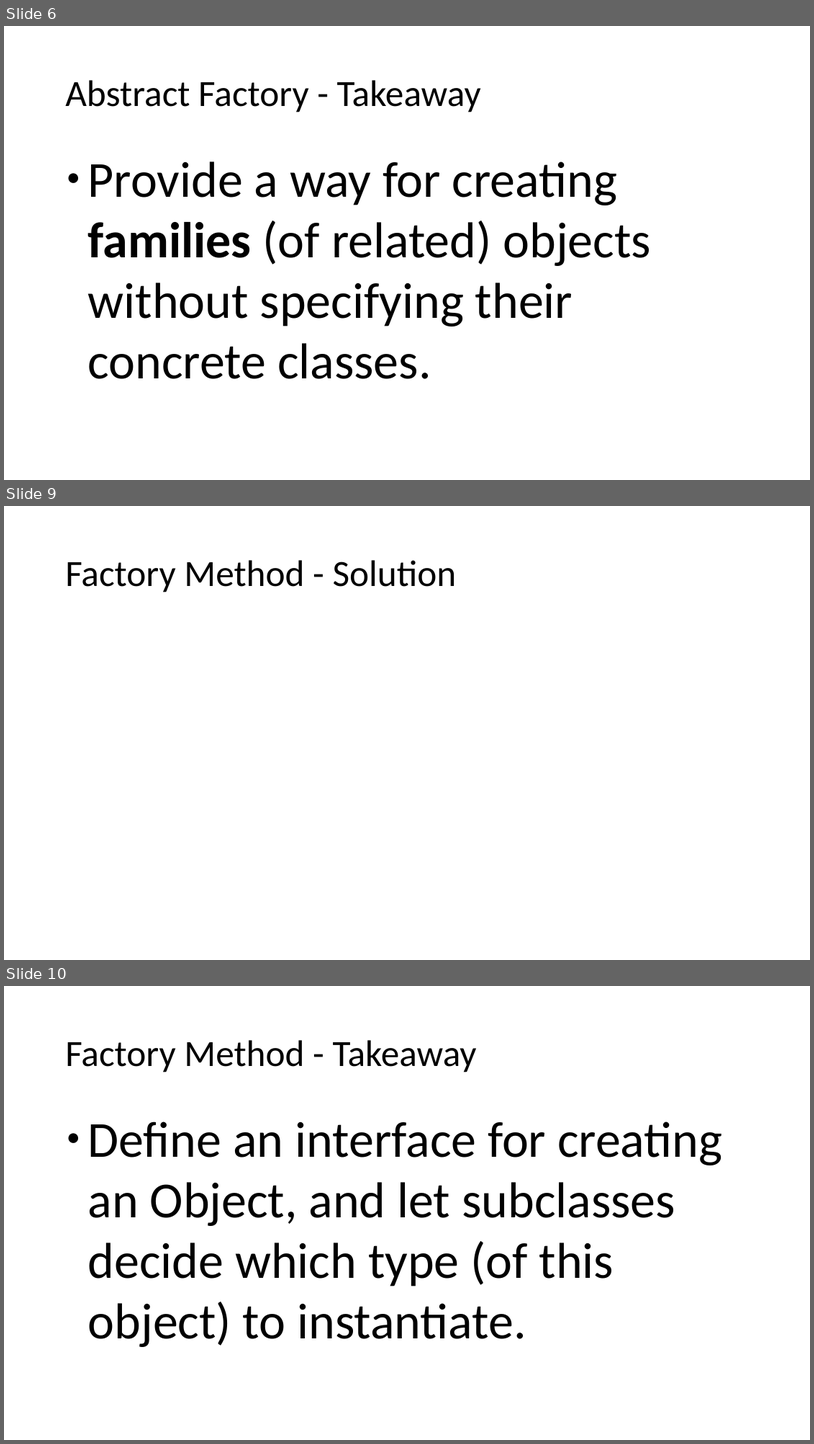
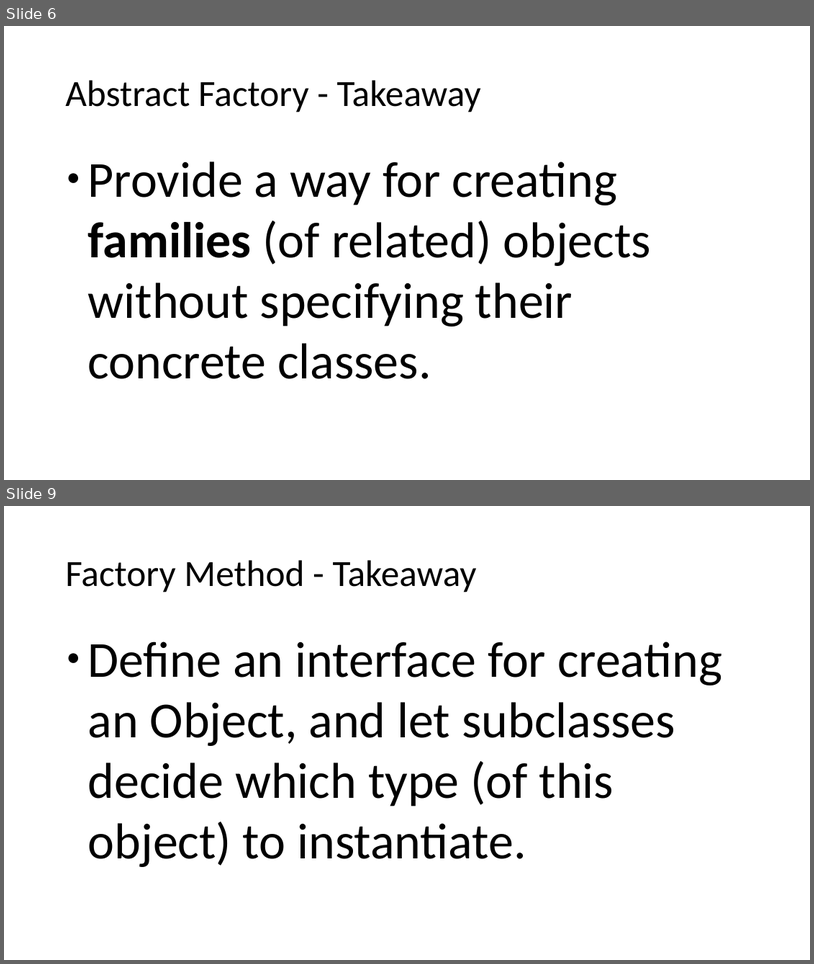
Before and after one commit to lzbair/OO-Paradigm, a slide deck: design-patterns/introduction.pptx. Shown one above the other, each under a label of ours: slides 6, 9 and 10 before the commit, slides 6 and 9 after it; the slides between them are not shown. The pictures are 814x1444 and 814x964 pixels, drawn with LibreOffice and Linux fonts; fonts in the diff are those of the drawing. Boxes give left, top, right and bottom in pixels: in the first picture for what was removed or moved away, otherwise in the second. Text is boxed around its words. In the diff, an @@ line names an element or a change of style, - is before the commit and + after.

```diff
--- a/design-patterns/introduction.pptx
+++ b/design-patterns/introduction.pptx
@@ slide 9 removed at <box>4,506,810,960</box>, background #FFFFFF @@
@@ text removed at <box>65,560,457,592</box> @@
-Factory Method - Solution
@@ what was slide 10 is now slide 9 @@
```
Also in this commit, not shown: 3 slides changed, 5 slides added, 5 other files.
